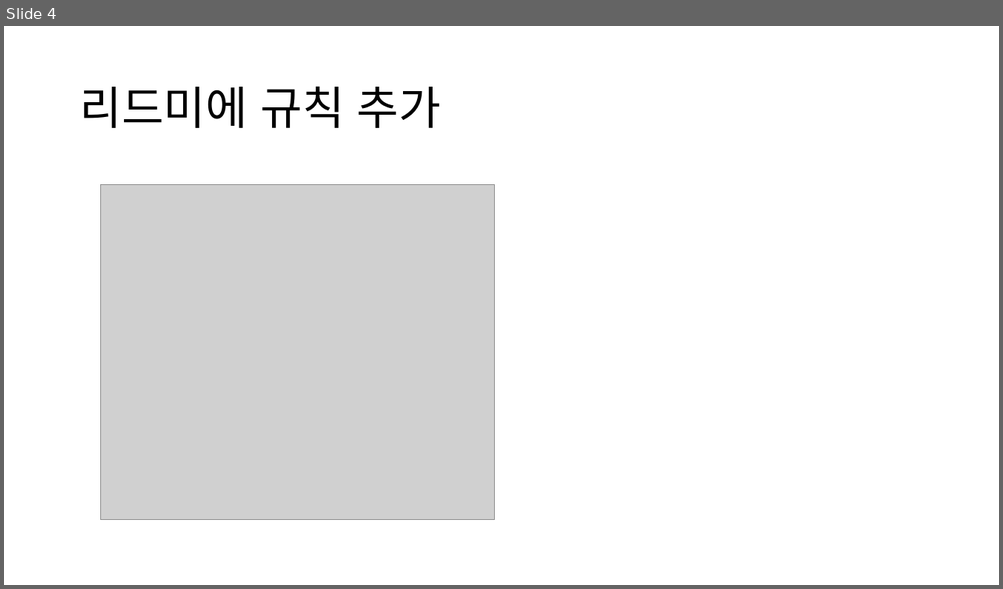
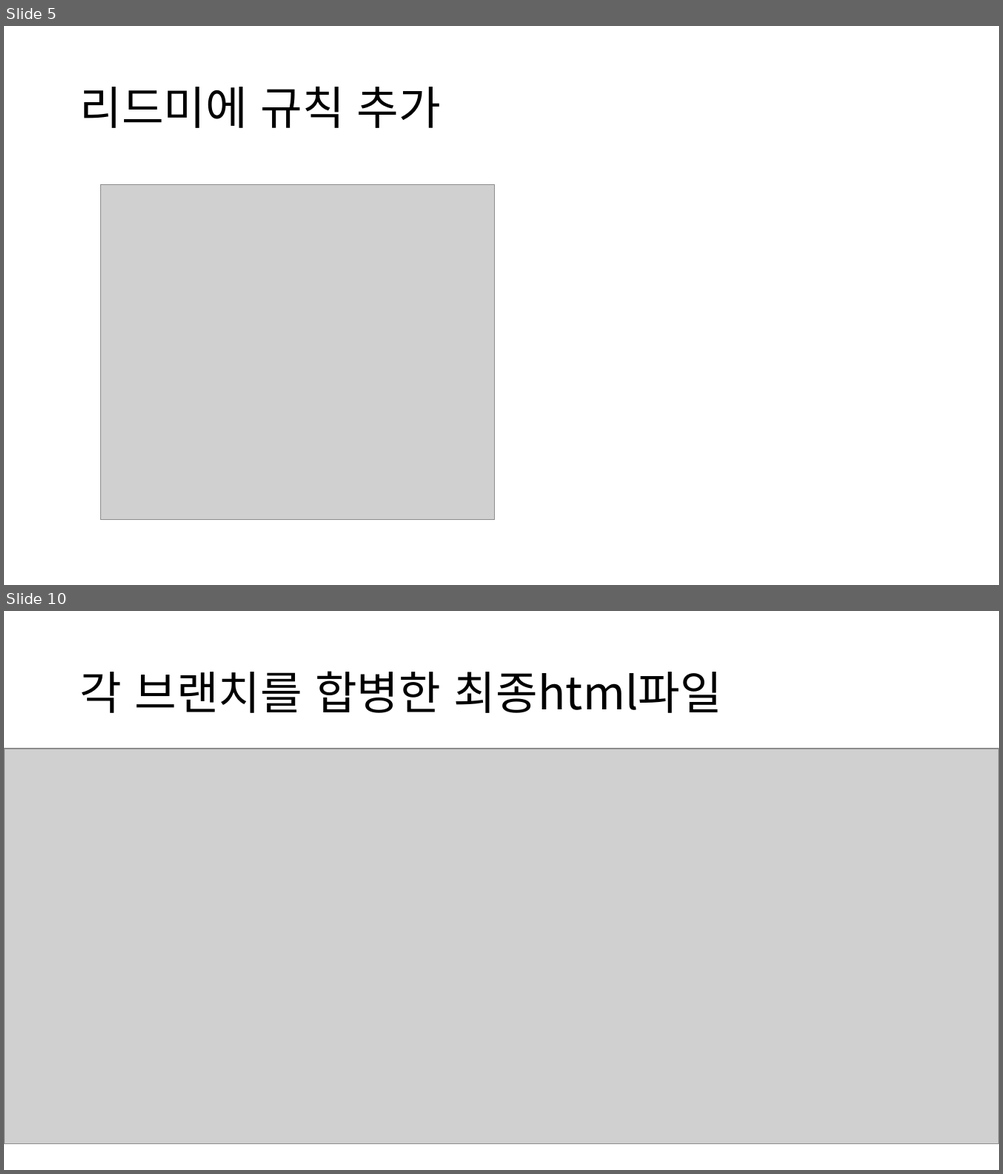
Before and after one commit to Kimxxunu/SW_777, a slide deck: 오픈소스 이해 7조 9주차 실습.pptx. Shown one above the other, each under a label of ours: slide 4 before the commit, slides 5 and 10 after it; the slides between them are not shown. The pictures are 1003x589 and 1003x1174 pixels, drawn with LibreOffice and Linux fonts; fonts in the diff are those of the drawing; grey boxes stand for pictures. Boxes give left, top, right and bottom in pixels: in the first picture for what was removed or moved away, otherwise in the second. Text is boxed around its words. In the diff, an @@ line names an element or a change of style, - is before the commit and + after.

```diff
--- a/오픈소스 이해 7조 9주차 실습.pptx
+++ b/오픈소스 이해 7조 9주차 실습.pptx
@@ slide 10 added at bbox=[4, 611, 999, 1170], background #FFFFFF @@
@@ title added at bbox=[79, 671, 723, 713], 44 pt, text #000000 @@
+각 브랜치를 합병한 최종html파일
@@ picture added at bbox=[4, 749, 999, 1145] @@
@@ what was slide 4 is now slide 5 @@
```
Also in this commit, not shown: 5 slides changed, 4 other slides added, 3 slides removed.
